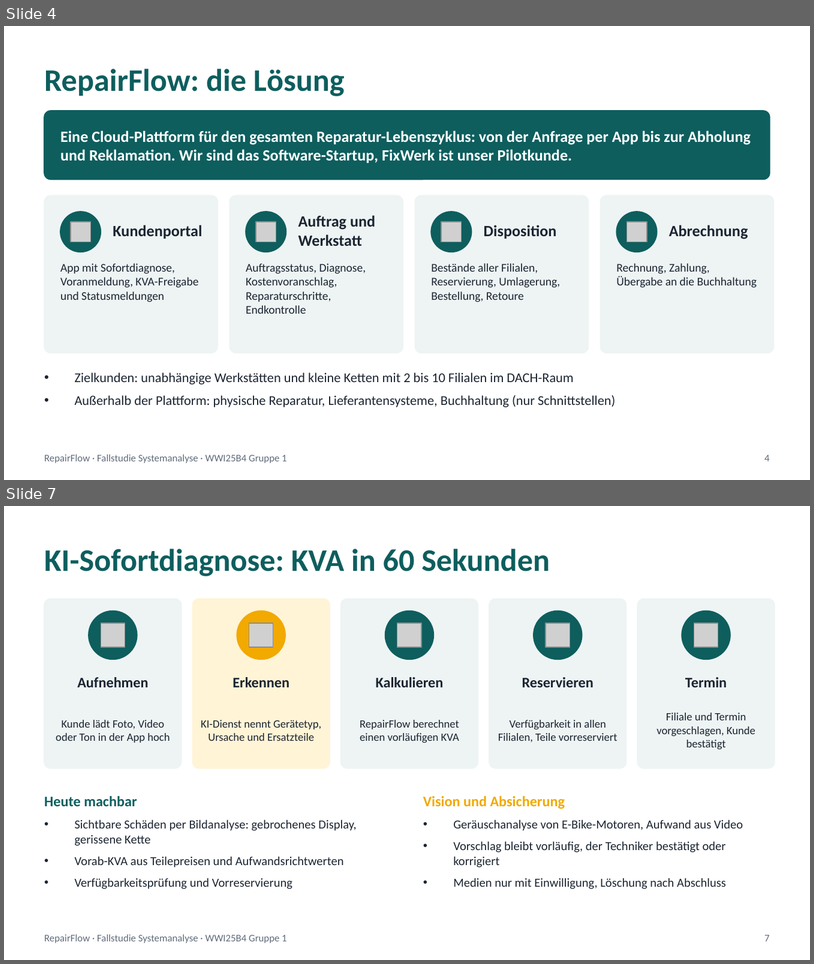
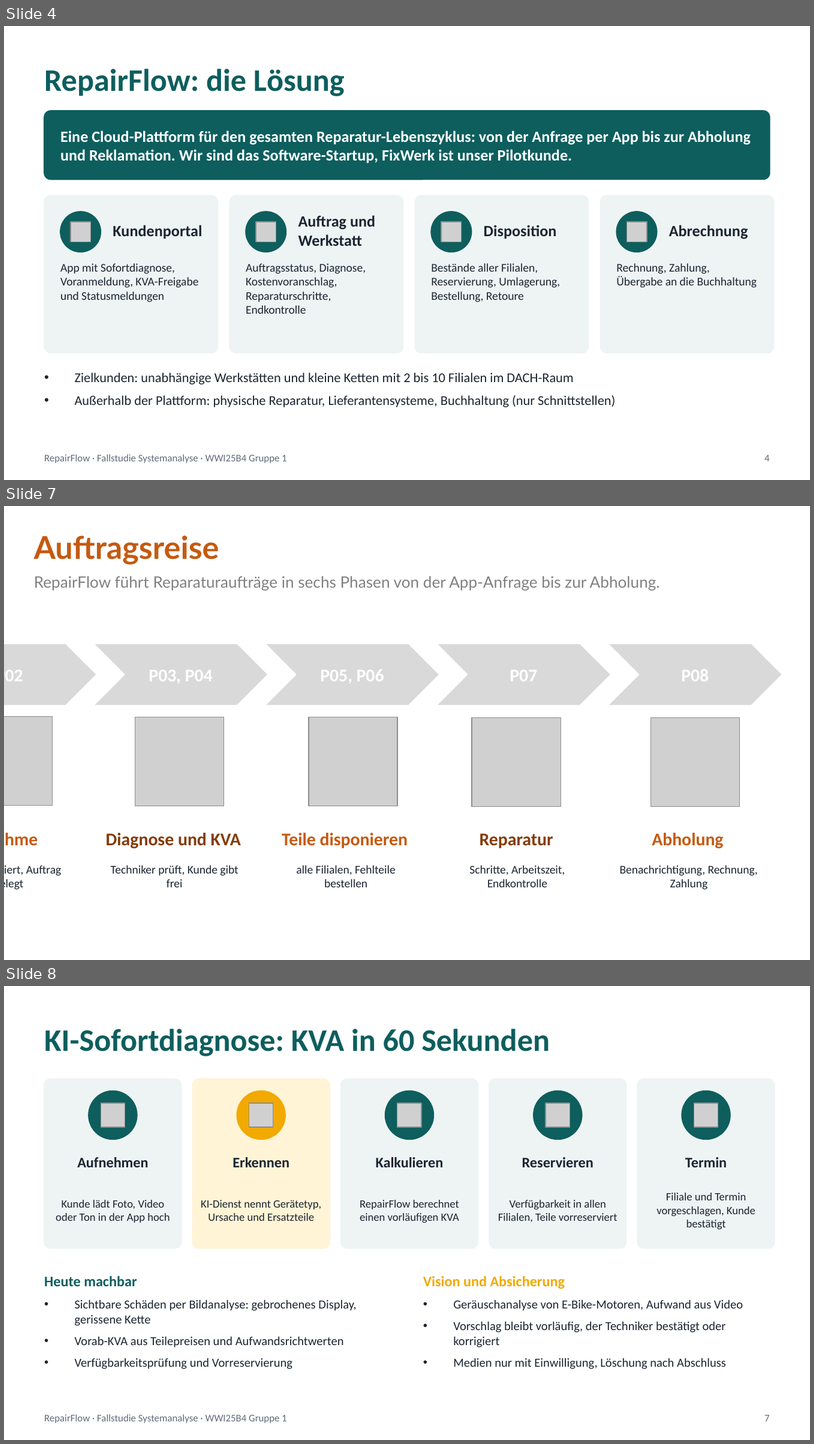
Before and after one commit to jakobschwan123-cmd/casestudy-semester-3, a slide deck: 4_praesentation/Abschlusspraesentation.pptx. Shown one above the other, each under a label of ours: slides 4 and 7 before the commit, slides 4, 7 and 8 after it; the slides between them are not shown. The pictures are 814x964 and 814x1444 pixels, drawn with LibreOffice and Linux fonts; fonts in the diff are those of the drawing; grey boxes stand for pictures; background and template pictures are left out. Boxes give left, top, right and bottom in pixels: in the first picture for what was removed or moved away, otherwise in the second. Text is boxed around its words. In the diff, an @@ line names an element or a change of style, - is before the commit and + after.

```diff
--- a/4_praesentation/Abschlusspraesentation.pptx
+++ b/4_praesentation/Abschlusspraesentation.pptx
@@ slide 7 added at [4, 506, 810, 960], background #FFFFFF @@
@@ text added at [34, 535, 660, 591], 14 pt, text #808080 @@
+Auftragsreise
+RepairFlow führt Reparaturaufträge in sechs Phasen von der App-Anfrage bis zur Abholung.
@@ group added at [4, 643, 783, 889]: 15 texts, 5 chevrons, 5 pictures @@
+P02
+Annahme
+Gerät registriert, Auftrag angelegt
+P03, P04
+Diagnose und KVA
+Techniker prüft, Kunde gibt frei
+P05, P06
+Teile disponieren
+alle Filialen, Fehlteile bestellen
+P07
+Reparatur
+Schritte, Arbeitszeit, Endkontrolle
+P08
+Abholung
+Benachrichtigung, Rechnung, Zahlung
@@ what was slide 7 is now slide 8 @@
```
Also in this commit, not shown: 5 slides changed.
